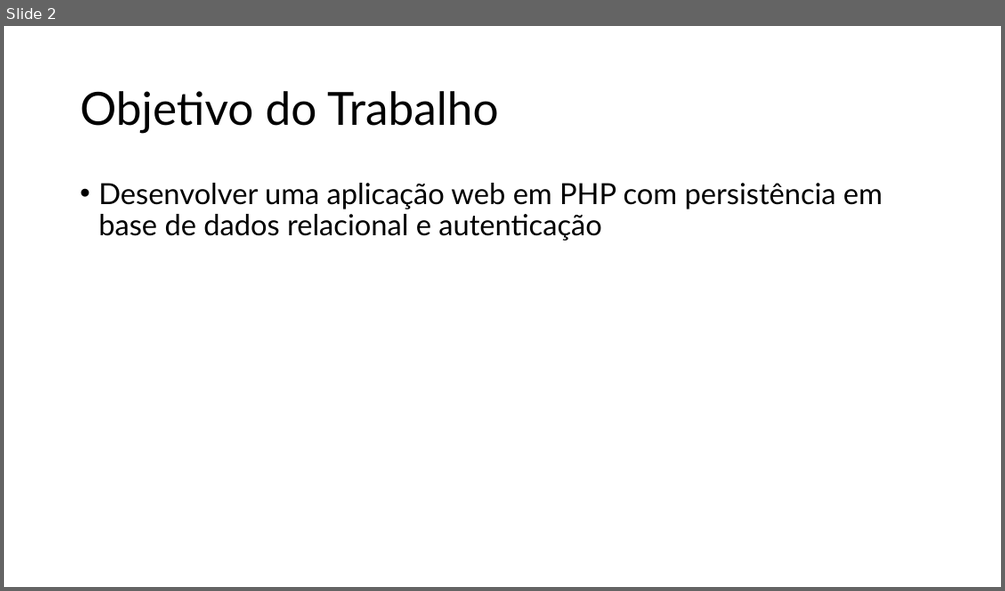
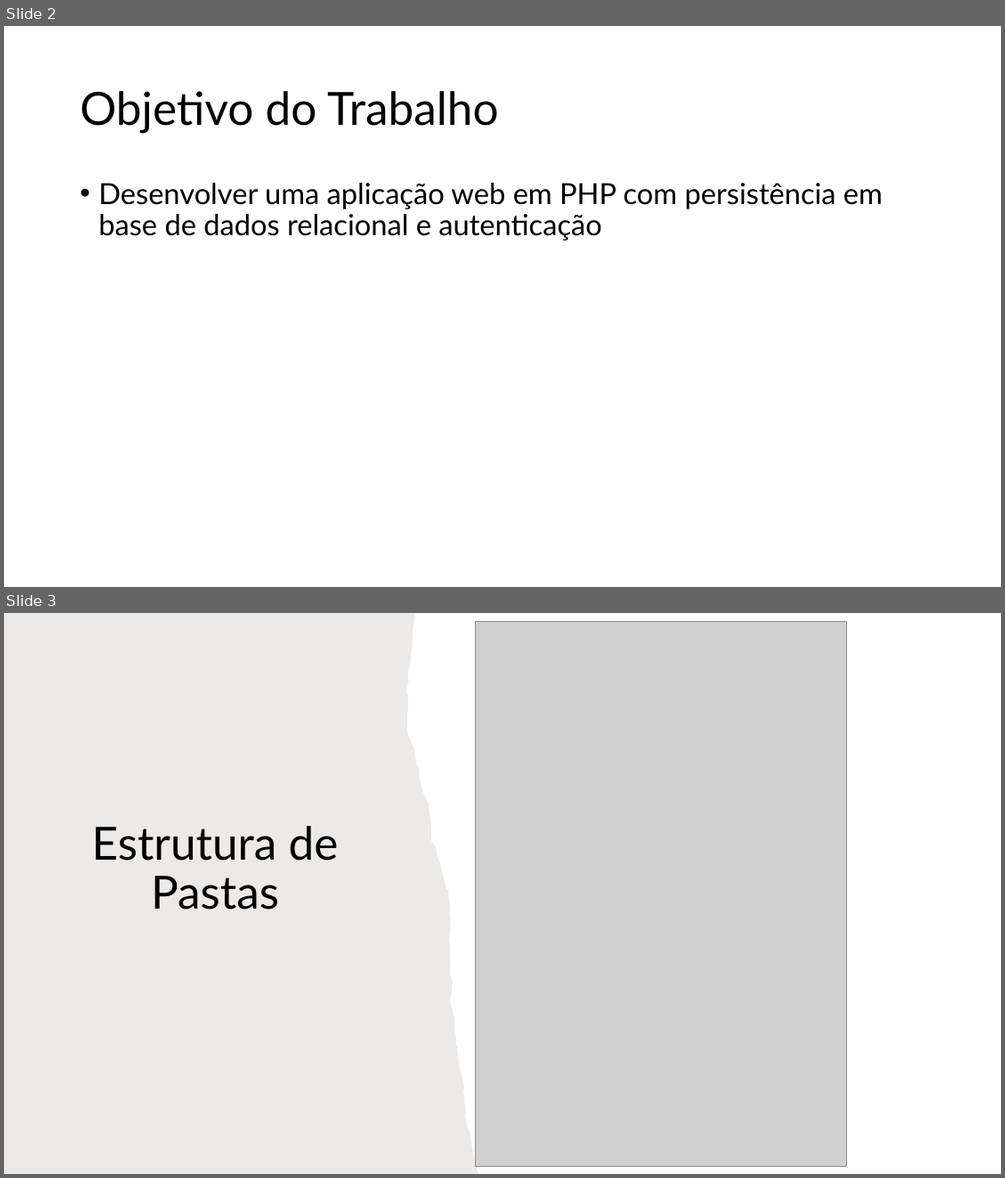
Before and after one commit to DavidMacieira/Gestao-Alunos, a slide deck: TP.pptx. Shown one above the other, each under a label of ours: slide 2 before the commit, slides 2 and 3 after it. The pictures are 1005x591 and 1005x1178 pixels, drawn with LibreOffice and Linux fonts; fonts in the diff are those of the drawing; grey boxes stand for pictures. Boxes give left, top, right and bottom in pixels: in the first picture for what was removed or moved away, otherwise in the second. Text is boxed around its words. In the diff, an @@ line names an element or a change of style, - is before the commit and + after.

```diff
--- a/TP.pptx
+++ b/TP.pptx
@@ slide 3 added at (x1=4, y1=613, x2=1001, y2=1174), background #FFFFFF @@
@@ freeform shape added at (x1=4, y1=613, x2=479, y2=1174), fill #82766A at 15% opacity @@
@@ picture added at (x1=476, y1=622, x2=847, y2=1167) @@
@@ title added at (x1=92, y1=826, x2=339, y2=909), 44 pt, text #000000 @@
+Estrutura de Pastas
```
Also in this commit, not shown: 15 other files.
